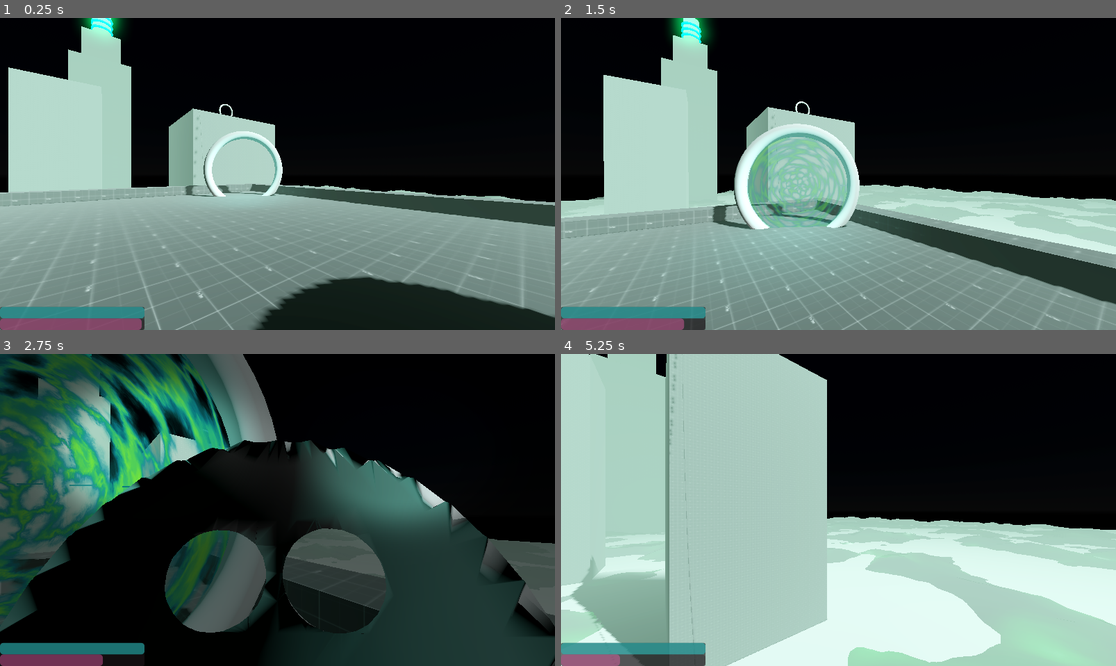
Above: before the commit, frames 1-4 (two rows, left to right).
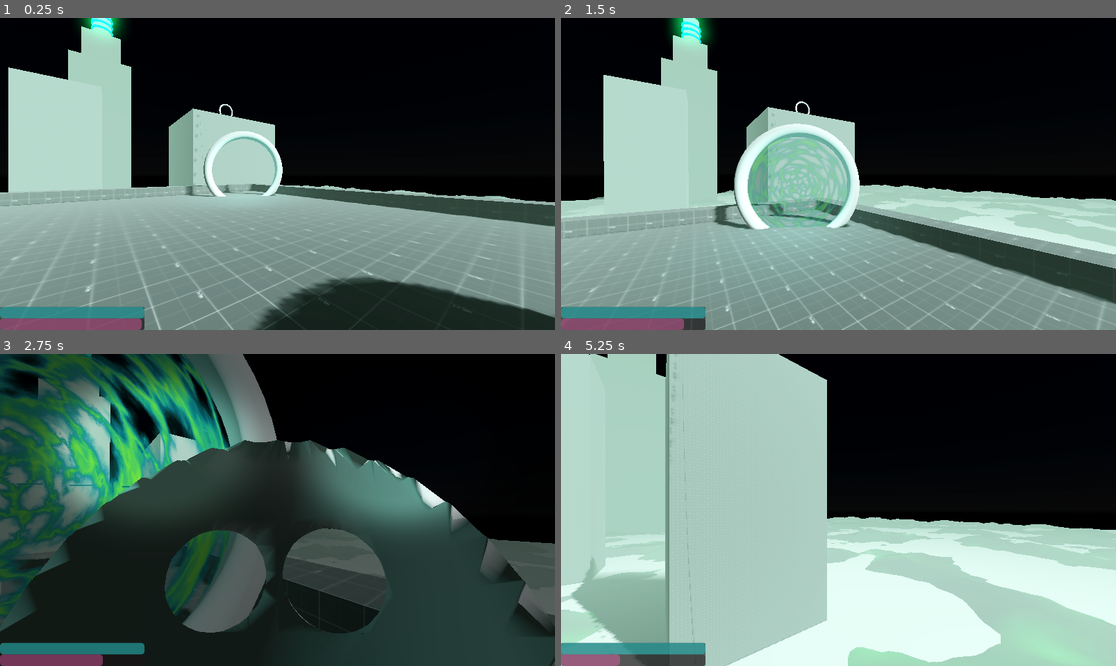
Above: after the commit, the same moments.

Repository: RuffledPlume/GWF-78
Game: Godot game, scene res://Levels/Sandbox.tscn
Two runs of this game, one before a commit and one after it. Both use one fixed random seed, a clock stepped at 60 frames per second and the inputs below.
Inputs (mouse positions are in pixels of both pictures, inside the frame that each line leads up to):
- Up to frame 1 (0.25 s): no input
- Up to frame 2 (1.5 s): move the mouse to (866, 174) at 0.52 s; hold W (Forward) from 0.53 s (still down); click (866, 174) at 0.6 s; tap Space (Jump) at 0.77 s; move the mouse to (810, 174) at 1.27 s; tap Shift at 1.35 s
- Up to frame 3 (2.75 s): keep holding W (Forward); tap Space (Jump) at 1.52 s; move the mouse to (288, 503) at 2.02 s; hold F from 2.03 s (still down)
- Up to frame 4 (5.25 s): keep holding W (Forward); move the mouse to (832, 516) at 2.77 s; release F at 2.78 s; click (832, 516) at 2.85 s; tap Space (Jump) at 3.02, 3.77, 4.52 s; move the mouse to (877, 513) at 3.52 s; hold Shift 3.53-4.28 s; move the mouse to (794, 506) at 4.27 s; tap F at 4.35 s; move the mouse to (844, 510) at 5.02 s; click (844, 510) at 5.1 s

The runs differ from the first frame. In frame 1, 0.7% of the frame differs, in the area x 1-100%, y 31-100%; in frame 2, 0.4%; in frame 3, 15%, in the area x 0-100%, y 27-100%; in frame 4, less than 0.1%.

Commit message:
Tweaking Environment Lighting settings to improve viability in shadow

Diff:
--- a/Levels/Sandbox.tscn
+++ b/Levels/Sandbox.tscn
@@ -22,7 +22,11 @@
 background_mode = 2
 background_energy_multiplier = 0.1
 sky = SubResource("Sky_txvol")
+ambient_light_color = Color(0.396078, 0.513726, 0.470588, 1)
+ambient_light_sky_contribution = 0.6
+ambient_light_energy = 1.5
 tonemap_mode = 2
+ssao_power = 1.72305
 glow_enabled = true
 fog_enabled = true
 fog_light_color = Color(0.517647, 0.682353, 0.607843, 1)
@@ -98,7 +102,9 @@
 transform = Transform3D(0.866025, 0.433013, 0.25, -0.482963, 0.595035, 0.642402, 0.129409, -0.677077, 0.724445, 0, 0, 0)
 light_color = Color(0.909804, 1, 1, 1)
 light_energy = 2.0
+light_bake_mode = 1
 shadow_enabled = true
+directional_shadow_blend_splits = true
 
 [node name="Player" parent="." instance=ExtResource("2_k8lnm")]
 transform = Transform3D(0.766044, 0, -0.642788, 0, 1, 0, 0.642788, 0, 0.766044, 5.23062, 51.5, 0.386765)
@@ -569,6 +575,11 @@
 transform = Transform3D(1, 0, 0, 0, 1, 0, 0, 0, 1, -0.516663, 0.391098, -0.264801)
 shape = SubResource("BoxShape3D_iha80")
 
+[node name="LightmapGI" type="LightmapGI" parent="."]
+quality = 3
+bounces = 4
+directional = true
+
 [editable path="Player"]
 [editable path="Teleporter"]
 [editable path="Teleporter2"]
